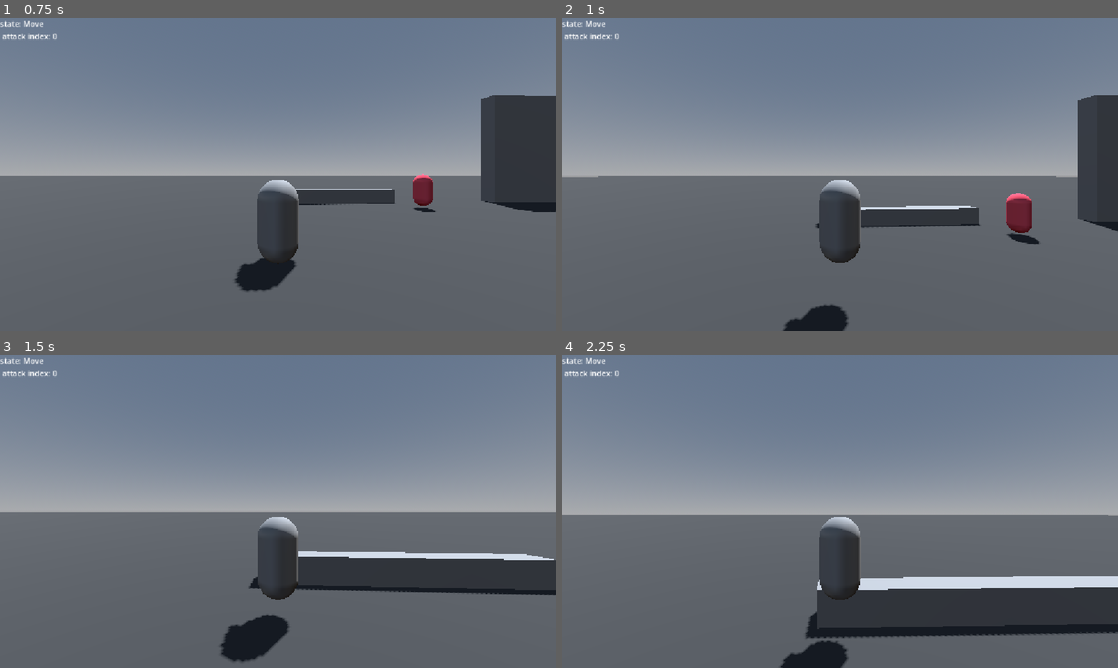
Above: before the commit, frames 1-4 (two rows, left to right).
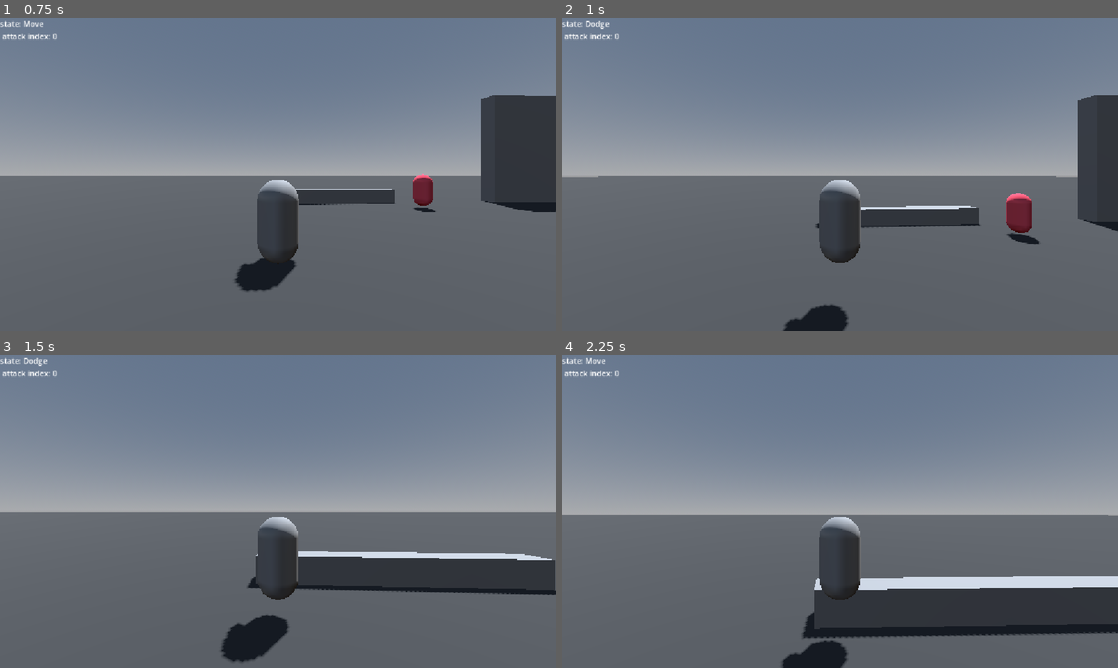
Above: after the commit, the same moments.

Repository: c-dez/fedel
Game: Godot game, scene res://main.tscn
Two runs of this game, one before a commit and one after it. Both use one fixed random seed, a clock stepped at 60 frames per second and the inputs below.
Inputs (mouse positions are in pixels of both pictures, inside the frame that each line leads up to):
- Up to frame 1 (0.75 s): move the mouse to (305, 174) at 0.52 s; hold W (up) from 0.53 s (still down); tap E (action) at 0.6 s
- Up to frame 2 (1 s): keep holding W (up); tap Space (jump) at 0.77 s; tap Shift (dodge) at 0.8 s
- Up to frame 3 (1.5 s): keep holding W (up); tap Space (jump) at 1.07 s; move the mouse to (250, 511) at 1.27 s; tap Shift (dodge) at 1.35 s
- Up to frame 4 (2.25 s): keep holding W (up); tap Space (jump) at 1.52, 1.55, 1.82, 2.1 s; move the mouse to (851, 505) at 2.02 s

Frame 1 is identical in both runs. In frame 2, less than 0.1% of the frame differs, in the area x 4-9%, y 0-4%; in frame 3, 0.3%, in the area x 4-100%, y 0-96%; in frame 4, 0.3%.

Commit message:
agregado dodge a states en player

Diff:
--- a/Player/player.tscn
+++ b/Player/player.tscn
@@ -7,10 +7,10 @@
 [ext_resource type="Script" uid="uid://mihungoqau0c" path="res://Player/state_machine/state_machine.gd" id="6_apopc"]
 [ext_resource type="Script" uid="uid://dcibmacockb42" path="res://Player/state_machine/states/idle.gd" id="7_00tjw"]
 [ext_resource type="Script" uid="uid://cr1d3xs3f11l7" path="res://Player/state_machine/states/move.gd" id="8_00tjw"]
-[ext_resource type="Script" uid="uid://whi6f7tlx2mr" path="res://Player/scripts/dodge.gd" id="8_od3ui"]
 [ext_resource type="Script" uid="uid://21le0nc21xe4" path="res://Player/state_machine/states/attack.gd" id="9_00tjw"]
 [ext_resource type="Script" uid="uid://bebwvh1isrclx" path="res://Player/attacks/basic_attack.gd" id="10_x3vf3"]
 [ext_resource type="Script" uid="uid://n6gjy27jfg4w" path="res://Player/state_machine/states/recovery.gd" id="11_apopc"]
+[ext_resource type="Script" uid="uid://fy8ptwo2glma" path="res://Player/state_machine/states/dodge.gd" id="12_5htga"]
 
 [sub_resource type="CapsuleShape3D" id="CapsuleShape3D_hvfyp"]
 
@@ -82,12 +82,6 @@
 transform = Transform3D(1, 0, 0, 0, 1, 0, 0, 0, 1, 0, 2.8190308, -9.892761)
 shape = SubResource("BoxShape3D_ktebk")
 
-[node name="DodgeComponent" type="Node" parent="." unique_id=521493245]
-script = ExtResource("8_od3ui")
-
-[node name="DodgeTimer" type="Timer" parent="DodgeComponent" unique_id=2138738422]
-one_shot = true
-
 [node name="DebugLabel" type="Label" parent="." unique_id=1516170203]
 unique_name_in_owner = true
 offset_right = 40.0
@@ -116,3 +110,10 @@
 [node name="Recovery" type="Node" parent="StateMachine" unique_id=480976096]
 script = ExtResource("11_apopc")
 metadata/_custom_type_script = "uid://bjhk7q5skhk76"
+
+[node name="Dodge" type="Node" parent="StateMachine" unique_id=273700944]
+script = ExtResource("12_5htga")
+metadata/_custom_type_script = "uid://bjhk7q5skhk76"
+
+[node name="DodgeTimer" type="Timer" parent="StateMachine/Dodge" unique_id=2136894810]
+one_shot = true
--- a/Player/scripts/dodge.gd
+++ b/Player/scripts/dodge.gd
@@ -14,13 +14,13 @@
 	dodge_timer.connect('timeout', _on_dodge_timer_timeout)
 	pass
 
-func _process(_delta: float) -> void:
-	if Input.is_action_just_pressed('dodge'):
-		request_dodge()
+# func _process(_delta: float) -> void:
+# 	if Input.is_action_just_pressed('dodge'):
+# 		request_dodge()
 
 
-func _physics_process(delta: float) -> void:
-	dodge(delta)
+# func _physics_process(delta: float) -> void:
+# 	dodge(delta)
 
 
 func request_dodge() -> void:
--- a/Player/scripts/player.gd
+++ b/Player/scripts/player.gd
@@ -18,8 +18,6 @@
 
 @onready var camera = %ThirdPersonCamera
 @onready var skin: Node3D = %Skin
-# @onready var attack_manager :AttackManager = $AttackManager
-@onready var dodge_component:Node = $DodgeComponent
 
 func _ready() -> void:
 	calculate_gravity()
--- a/Player/state_machine/states/dodge.gd
+++ b/Player/state_machine/states/dodge.gd
@@ -1,20 +1,72 @@
 extends State
 
+# Dodge state
 
-# Dodge state
 var dodge_duration: float = 0.5
 @export var dodge_jump_speed: int = 5
 @export var dodge_speed: float = 10.0
 @onready var dodge_timer: Timer = $DodgeTimer
 
-var is_dodging: bool = false
 var last_input := Vector2.ZERO
 var dodge_direction := Vector3.ZERO
+
+@onready var player: Player = owner
+@onready var sm: StateMachine = get_parent()
+
 
 func _ready() -> void:
 	dodge_timer.connect('timeout', _on_dodge_timer_timeout)
 
 
-func _process(delta: float) -> void:
+func _process(_delta: float) -> void:
 	if Input.is_action_just_pressed('dodge'):
 		request_dodge()
+
+
+func physics_process(delta: float) -> void:
+	dodge(delta)
+
+
+func enter() -> void:
+	dodge_timer.start(dodge_duration)
+	player.velocity.y = dodge_jump_speed
+
+
+func exit() -> void:
+	last_input = Vector2.ZERO
+
+
+func dodge(_delta: float) -> void:
+	player.velocity.x = dodge_direction.x * dodge_speed
+	player.velocity.z = dodge_direction.z * dodge_speed
+
+
+func request_dodge() -> void:
+	if dodge_timer.time_left > 0.0:
+		return
+
+	if sm.current_state == self:
+		return
+
+	#capturar input
+	last_input = player.get_input()
+
+	if last_input.length_squared() > 0.01:
+		var direction := Vector3(
+			last_input.x, 0.0, last_input.y
+		)
+
+		direction = direction.rotated(
+			Vector3.UP, player.camera.global_rotation.y
+		)
+		dodge_direction = direction.normalized()
+	else:
+		dodge_direction = player.camera.global_basis.z
+		dodge_direction.y = 0.0
+		dodge_direction = dodge_direction.normalized()
+
+	emit_signal('change_state_to', sm.current_state, str(self.name.to_lower()))
+
+
+func _on_dodge_timer_timeout() -> void:
+	emit_signal('change_state_to', self, 'idle')
